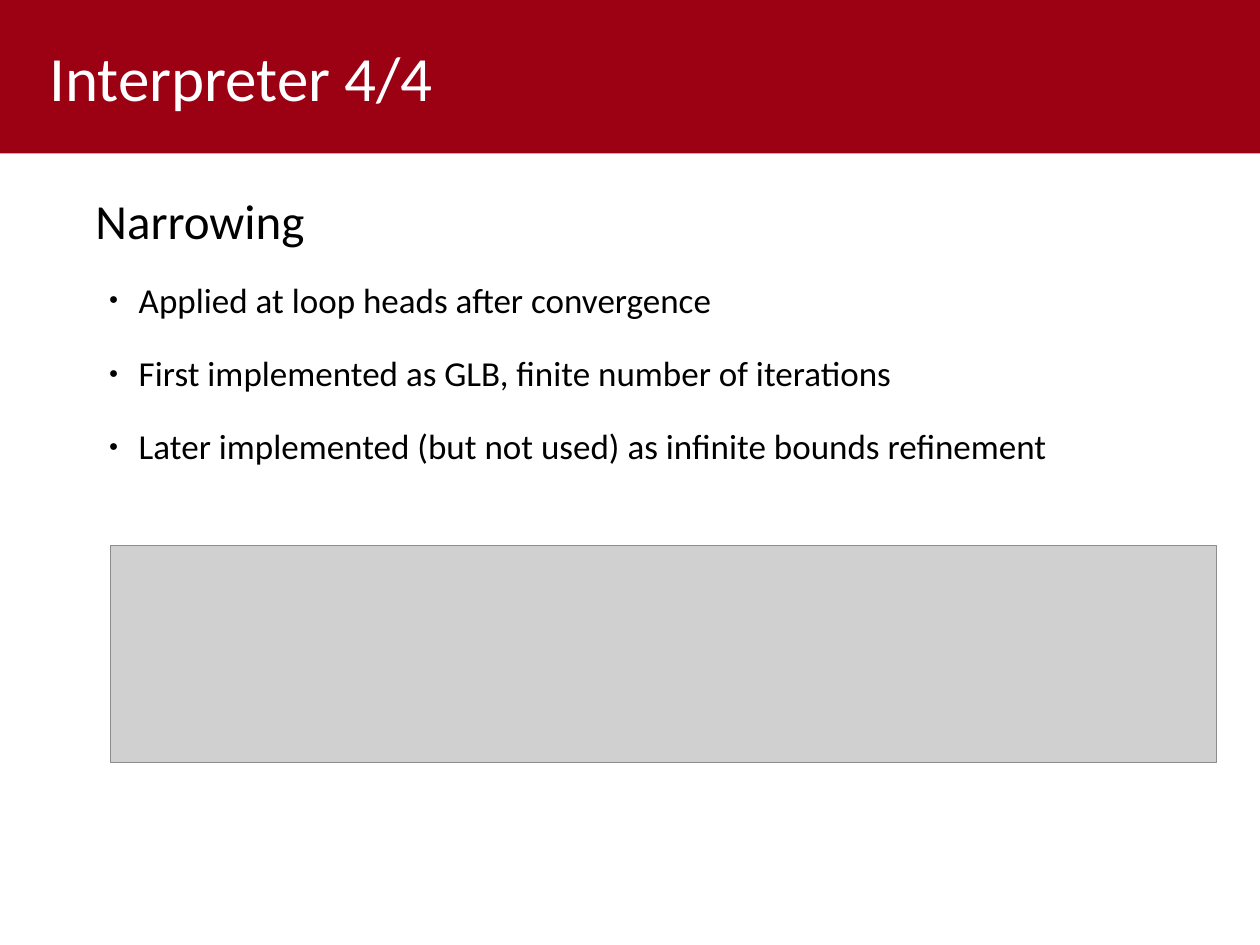
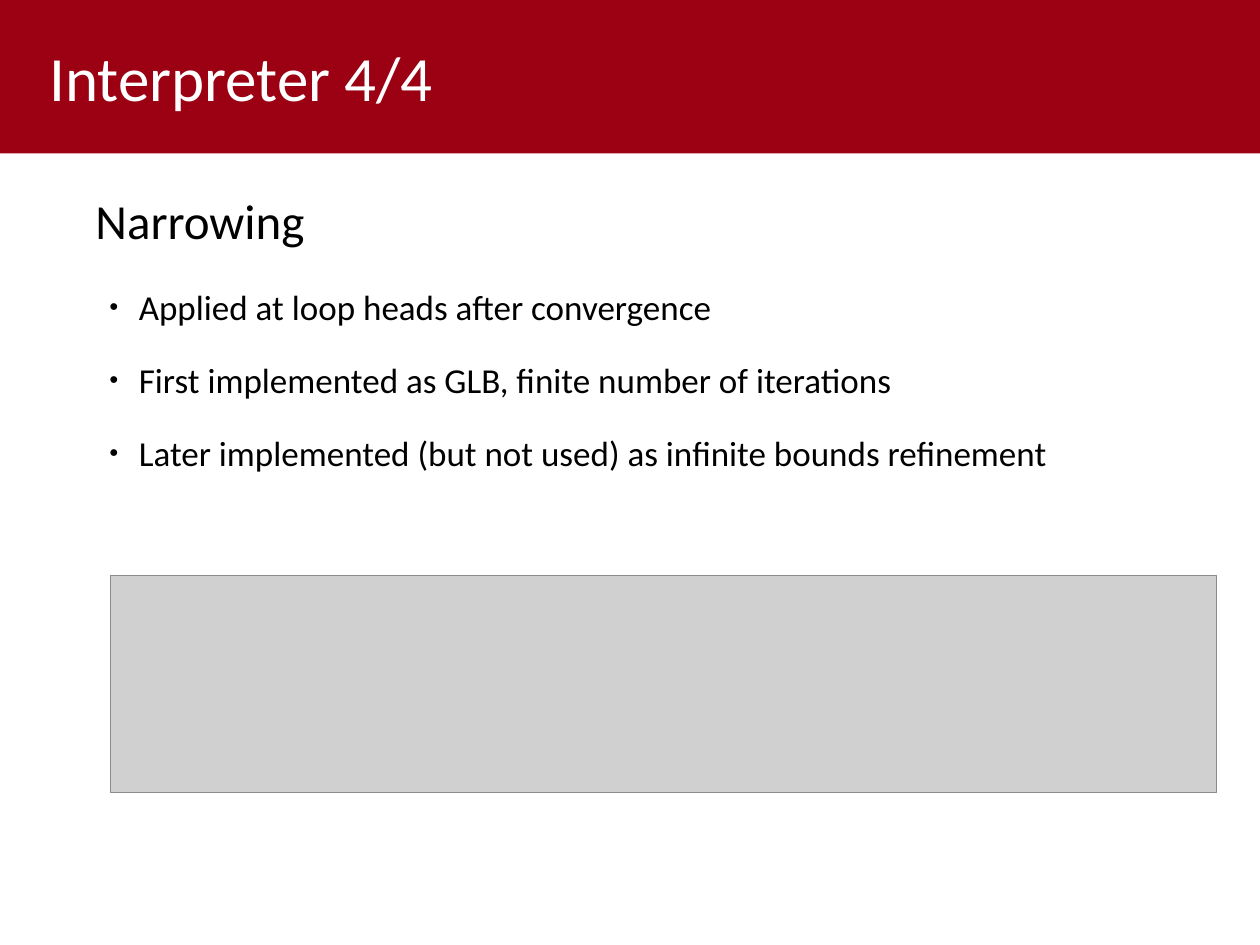
Before and after one commit to MatteoCus/abstract-while-interpreter, a slide deck: slide 12 of HomeworkB_Presentation.odp. Drawn at 1260x945 pixels with LibreOffice and Linux fonts; fonts in the diff are those of the drawing; grey boxes stand for pictures; background and template pictures are left out. Boxes give left, top, right and bottom in pixels: in the first picture for what was removed or moved away, otherwise in the second. Text is boxed around its words. In the diff, an @@ line names an element or a change of style, - is before the commit and + after.

```diff
--- a/HomeworkB_Presentation.odp
+++ b/HomeworkB_Presentation.odp
@@ text "Applied at loop heads after ...": place and size @@
-text "Applied at loop heads after ..." at [139, 288, 1047, 465]
+text "Applied at loop heads after ..." at [139, 295, 1047, 472]
@@ picture: place and size @@
-picture at [111, 546, 1217, 762]
+picture at [111, 576, 1217, 793]
```
Also in this commit, not shown: 13 other slides changed.
